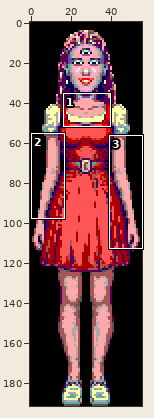
Two states of a sprite sheet, assets/custom/lady_mini.png. The first picture is a wide view before the edit; the outline marks the close-up.
Close-up. Before the edit:
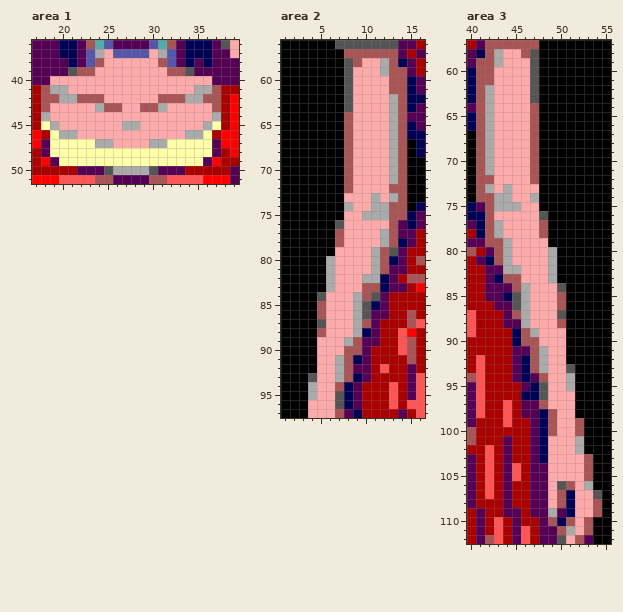
The file is 56x192 pixels. Shown: area 1: x 17..39, y 36..51; area 2: x 1..16, y 56..97; area 3: x 40..55, y 57..112. The commit also changed other parts of the picture, which this record leaves out.
The same view after the edit:
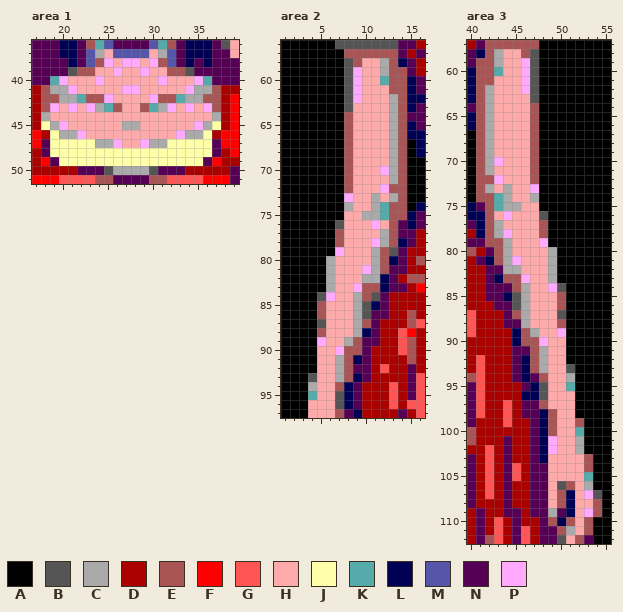
Palette (. is transparent): A #000000  B #555555  C #aaaaaa  D #aa0000  E #aa5555  F #ff0000  G #ff5555  H #ffaaaa  J #ffffaa  K #55aaaa  L #000055  M #5555aa  N #550055  P #ffaaff
The edit:
Area 1:
Colour E gives way to colour K in row 42 at x 22 and 33; in row 43 at x 25 and 30.
Colour H gives way to colour K in row 40 at x 19 and 36.
Colour H gives way to colour P in row 38 at x 25, 27 to 28 and 30; in row 39 at x 26 and 29; in row 40 at x 20, 24, 31 and 35; in row 41 at x 21, 27 to 28 and 34; in row 42 at x 25 and 30; in row 43 at x 19, 21, 23, 32, 34 and 36.
Colour H gives way to colour P in row 45 at x 20 and 35; in row 46 at x 22 and 33; in row 47 at x 26 and 29.
Area 2:
Colour C gives way to colour K in rows 74 to 75 at x 12; in row 95 at x 4.
Colour H gives way to colour K in row 60 at x 12.
Colour H gives way to colour P in rows 59 to 62 at x 9; in row 70 at x 12; in row 72 at x 12; in row 73 at x 8; in row 76 at x 11; in row 78 at x 11.
Colour H gives way to colour P in row 79 at x 7; in row 81 at x 10; in row 83 at x 9; in row 84 at x 6; in row 89 at x 5; in row 90 at x 7.
Area 3:
Colour C gives way to colour K in rows 74 to 75 at x 43; in row 95 at x 51.
Colour E gives way to colour K in row 100 at x 52; in row 105 at x 53.
Colour H gives way to colour K in row 60 at x 43.
Colour H gives way to colour P in rows 59 to 62 at x 46; in row 70 at x 43; in row 72 at x 43; in row 73 at x 47; in row 76 at x 44; in row 78 at x 44.
Colour H gives way to colour P in row 79 at x 48; in row 81 at x 45; in row 83 at x 46; in row 84 at x 49; in row 89 at x 50; in row 90 at x 48.
Colour H gives way to colour P in rows 101 to 102 at x 49; in row 107 at x 53; in row 109 at x 53.
Changed places in both close-ups, as pixel boxes (x1, y1, x2, y2):
changed: (50, 58, 212, 148)
changed: (353, 67, 389, 103)
changed: (326, 166, 389, 301)
changed: (317, 337, 344, 355)
changed: (308, 391, 317, 400)
changed: (494, 58, 530, 94)
changed: (494, 157, 575, 391)
changed: (548, 427, 593, 517)
